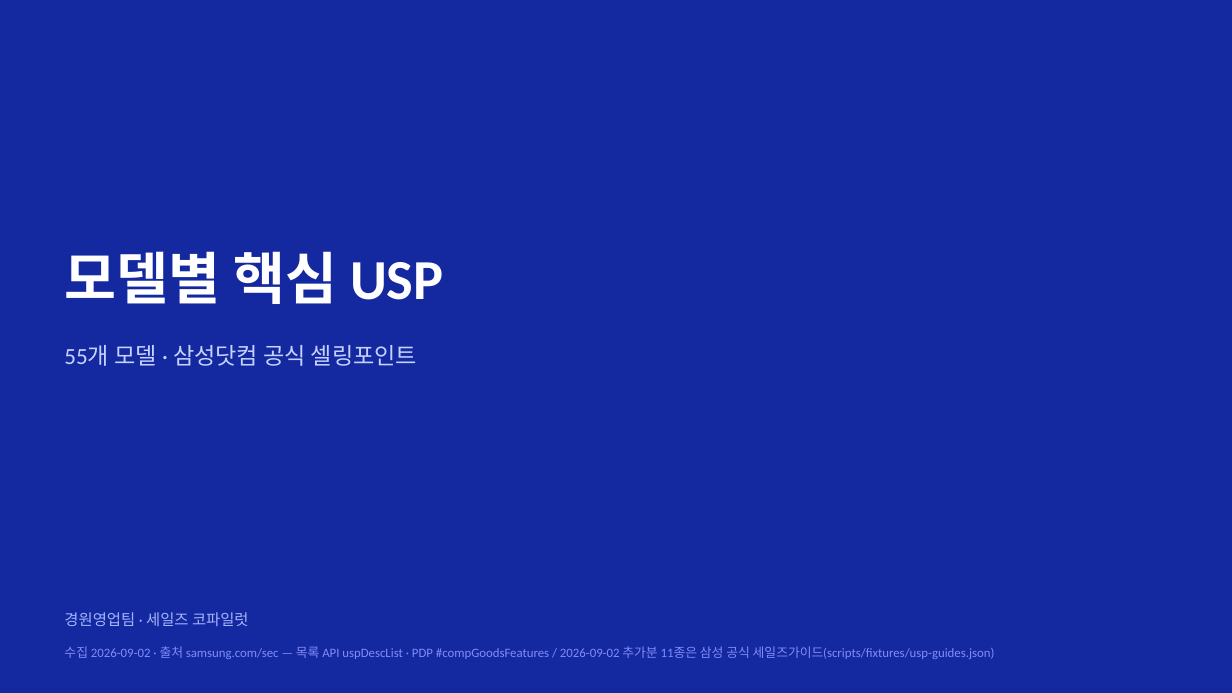
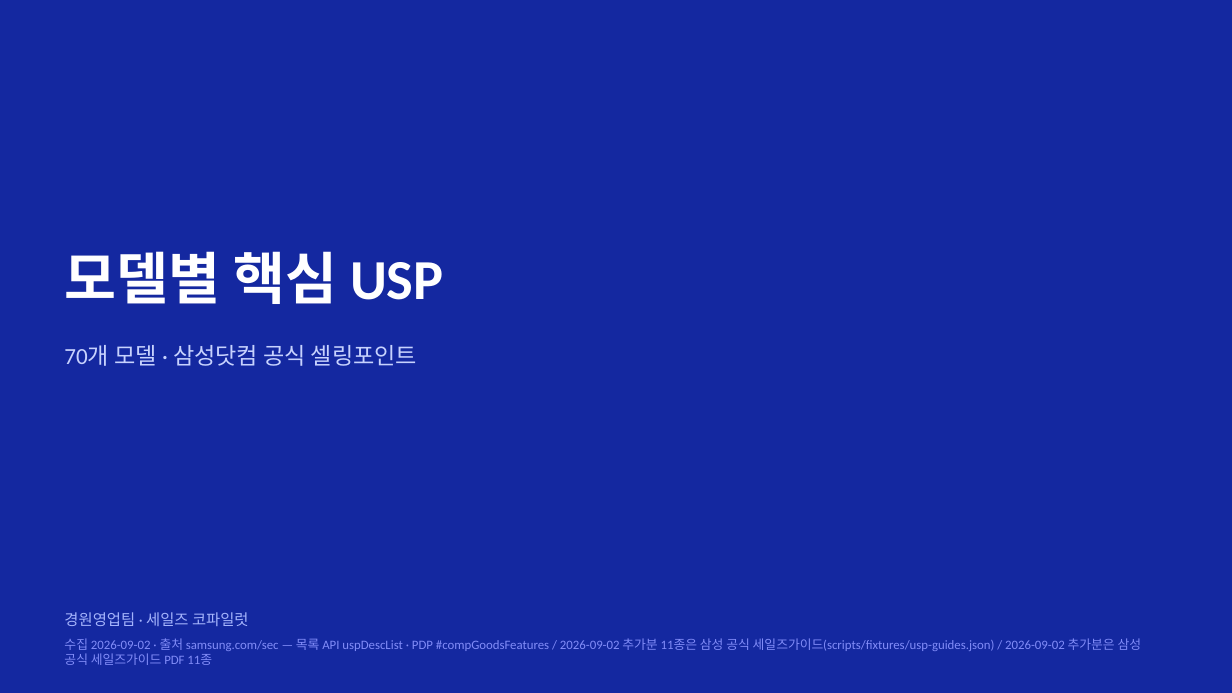
Before and after one commit to rhrjsgks-jarvis/gyeongwon-ax-hub, a slide deck: slide 1 of tools/모델별USP.pptx. Drawn at 1232x693 pixels with LibreOffice and Linux fonts; fonts in the diff are those of the drawing. Boxes give left, top, right and bottom in pixels: in the first picture for what was removed or moved away, otherwise in the second. Text is boxed around its words. In the diff, an @@ line names an element or a change of style, - is before the commit and + after.

```diff
--- a/tools/모델별USP.pptx
+++ b/tools/모델별USP.pptx
@@ text at (x1=64, y1=345, x2=417, y2=366): text changed @@
-55개 모델 · 삼성닷컴 공식 셀링포인트
+70개 모델 · 삼성닷컴 공식 셀링포인트
@@ text at (x1=64, y1=638, x2=1142, y2=665): text changed @@
-수집 2026-09-02 · 출처 samsung.com/sec — 목록 API uspDescList · PDP #compGoodsFeatures / 2026-09-02 추가분 11종은 삼성 공식 세일즈가이드(scripts/fixtures/usp-guides.json)
+수집 2026-09-02 · 출처 samsung.com/sec — 목록 API uspDescList · PDP #compGoodsFeatures / 2026-09-02 추가분 11종은 삼성 공식 세일즈가이드(scripts/fixtures/usp-guides.json) / 2026-09-02 추가분은 삼성 공식 세일즈가이드 PDF 11종
```
Also in this commit, not shown: 1 other slide changed, 15 slides added, 9 other files.
